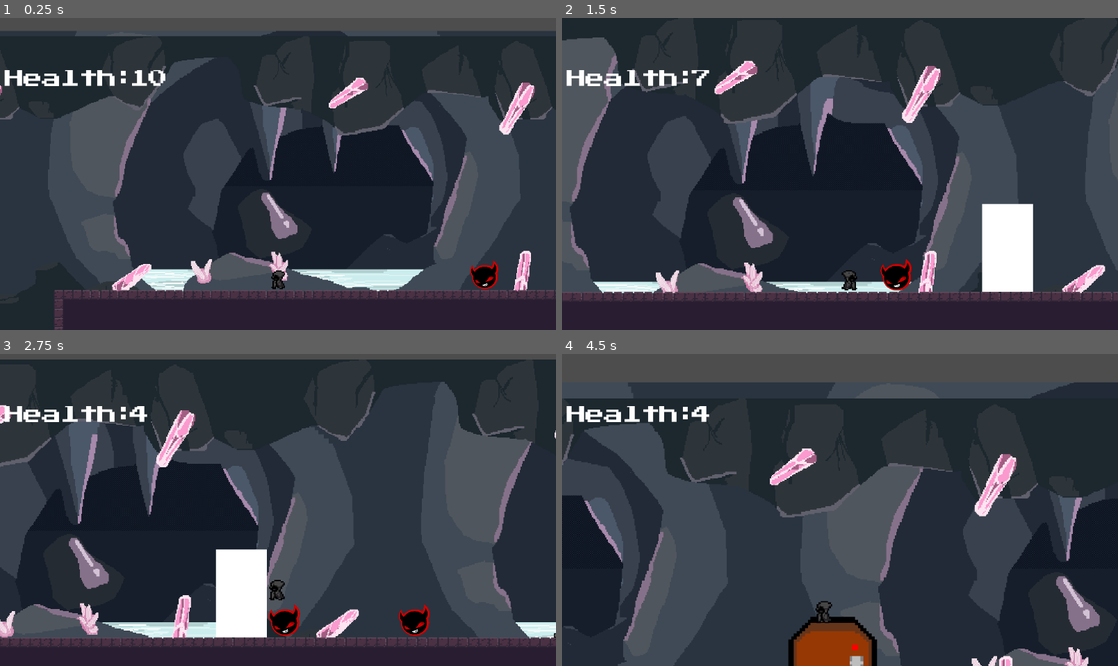
Above: before the commit, frames 1-4 (two rows, left to right).
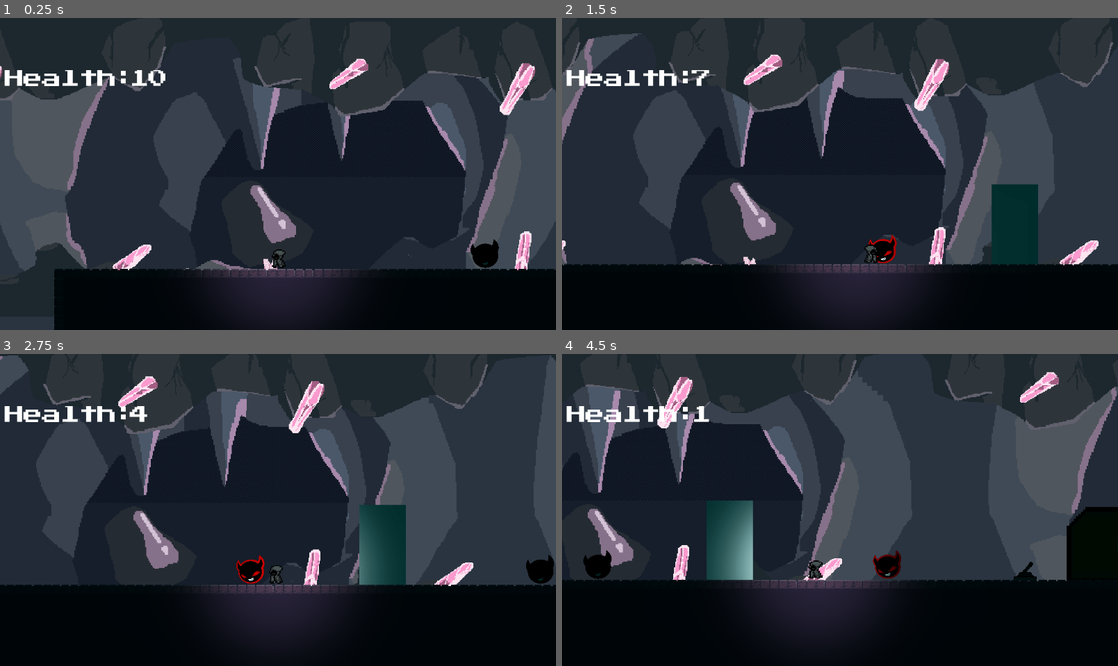
Above: after the commit, the same moments.

Repository: ShaderHex/Possessed-soul
Game: Godot game, scene res://scene/level1.tscn
The game is run twice, just before and just after one commit, with the same random seed, the same clock (stepped at 60 frames per second) and the same inputs. Sound files missing from this copy of the repository are replaced by a short silence.
Inputs:
- Up to frame 1 (0.25 s): no input
- Up to frame 2 (1.5 s): tap Enter (ui_accept) at 0.5, 0.77 s; hold P (possess) 0.53-1.28 s; hold Right (ui_right) from 0.53 s (still down); tap E (interact) at 0.6 s; tap P (possess) at 1.35 s
- Up to frame 3 (2.75 s): tap Enter (ui_accept) at 1.52 s; tap E (interact) at 1.55, 2.1 s; release Right (ui_right) at 2.03 s; hold Left (ui_left) from 2.03 s (still down); hold P (possess) from 2.03 s (still down)
- Up to frame 4 (4.5 s): release Left (ui_left) at 2.78 s; release P (possess) at 2.78 s; hold Right (ui_right) 2.78-4.28 s; tap P (possess) at 2.85, 4.35 s; tap Enter (ui_accept) at 3.02, 3.77 s; tap E (interact) at 3.05, 3.6 s; hold P (possess) 3.53-4.28 s; hold Left (ui_left) from 4.28 s (still down)

The runs differ from the first frame. In frame 1, 42% of the frame differs, in the area x 0-100%, y 0-100%; in frame 2, 37%; in frame 3, 52%; in frame 4, 67%.

Commit message:
Basic lighting

Diff:
--- a/Enemy/enemy.gd
+++ b/Enemy/enemy.gd
@@ -27,17 +27,13 @@
 
 	move_and_slide()
 
-# These two methods must be connected to your ChasePlayer Area2D:
-#  • body_entered → _on_ChasePlayer_body_entered
-#  • body_exited  → _on_ChasePlayer_body_exited
 
 func _on_ChasePlayer_body_entered(body: Node):
 	if body.is_in_group("player"):
-		# assume the Area2D’s immediate parent is the Player node
-		player = body.get_parent()
+		player = body
 
 func _on_ChasePlayer_body_exited(body: Node):
-	if body.get_parent() == player:
+	if body == player:
 		player = null
 
 func flash_white():
--- a/player/player.gd
+++ b/player/player.gd
@@ -6,15 +6,24 @@
 var in_range_enemies = []
 var in_range_levers = []
 var current_zoom_level = 1.0
+var zoom_rate := 0.1
+var shake_intensity = 0.0
+var is_zooming_and_shaking = false
+var possess_hold_time := 0.0
+var possess_threshold := 1.0
+var camera_y_offset = -50
 
 const SPEED = 200.0
 const JUMP_VELOCITY = -400.0
 const GRAVITY = 980
+const MIN_ZOOM = 0.9
 
 @onready var collision_shape_2d = $CollisionShape2D
 @onready var camera_2d = $Camera2D
 @onready var health_ui = $"../CanvasLayer/HealthUI"
 @onready var player_sprite = $AnimatedSprite2D
+@onready var possess_half_time = $PossessHalfTime
+@onready var parallax_bg = $"../ParallaxBackground"  # Adjust path as needed
 
 func _ready():
 	player_sprite.play("default")
@@ -23,19 +32,60 @@
 	$player_area.area_exited.connect(_on_player_area_exited)
 	add_to_group("player")
 
+	# Godot 4 camera smoothing
+	camera_2d.position_smoothing_enabled = true
+	camera_2d.position_smoothing_speed = 5.0
+
+	update_parallax_limits()
+
+
 func _process(delta):
 	health_ui.text = str(player_health)
 
+	# Camera positioning with Y offset
+	var target_position: Vector2
 	if is_possessed and enemy:
-		camera_2d.global_position = enemy.global_position
+		target_position = enemy.global_position
+	else:
+		target_position = global_position
+
+	target_position.y += camera_y_offset
+	camera_2d.global_position = camera_2d.global_position.lerp(target_position, delta * 5)
+
+	# Player area positioning (without offset)
+	if is_possessed and enemy:
 		$player_area.global_position = enemy.global_position
 	else:
-		camera_2d.global_position = global_position
 		$player_area.global_position = global_position
+
+	# Zoom + Shake logic
+	if is_zooming_and_shaking:
+		current_zoom_level = clamp(current_zoom_level - zoom_rate * delta, MIN_ZOOM, 2.0)
+		camera_2d.zoom = Vector2(current_zoom_level, current_zoom_level)
+		update_parallax_limits()
+
+		shake_intensity = min(shake_intensity + delta * 0.5, 3.0)
+		var offset_x = randf_range(-1, 1) * shake_intensity
+		var offset_y = randf_range(-1, 1) * shake_intensity
+		camera_2d.offset = Vector2(offset_x, offset_y)
+	else:
+		camera_2d.offset = Vector2.ZERO
+
+	# Possession hold logic
+	if Input.is_action_pressed("possess") and not is_possessed:
+		possess_hold_time += delta
+	if possess_hold_time >= possess_threshold and not is_possessed:
+		handle_possession_input()
+		possess_hold_time = 0.0
 
 	if player_health <= 0:
 		print("Player died!")
-
+		is_zooming_and_shaking = false
+		shake_intensity = 0.0
+		current_zoom_level = 1.0
+		camera_2d.zoom = Vector2(current_zoom_level, current_zoom_level)
+		camera_2d.offset = Vector2.ZERO
+		update_parallax_limits()
 
 func _physics_process(delta):
 	if is_possessed and enemy:
@@ -70,12 +120,27 @@
 	if not is_on_floor():
 		velocity.y += GRAVITY * delta
 
-	# Jump
 	if Input.is_action_just_pressed("ui_accept") and is_on_floor():
 		velocity.y = JUMP_VELOCITY
 
 	move_and_slide()
 
+func _input(event):
+	if event.is_action_pressed("possess"):
+		if is_possessed:
+			unpossess_enemy()
+		else:
+			# Start tracking hold time for possession
+			possess_hold_time = 0.0
+	elif event.is_action_released("possess"):
+		if not is_possessed and possess_hold_time >= possess_threshold:
+			handle_possession_input()
+		possess_hold_time = 0.0
+
+	if Input.is_action_just_pressed("interact"):
+		print("E pressed - levers in range: ", in_range_levers.size())
+		if in_range_levers.size() > 0:
+			interact_with_lever()
 
 func _on_player_area_entered(area: Area2D):
 	if area.is_in_group("lever"):
@@ -88,7 +153,6 @@
 			in_range_enemies.append(area.get_parent())
 
 func _on_player_area_exited(area: Area2D):
-	# Lever exit fix
 	if area.is_in_group("lever"):
 		print("LEVER EXITED!")
 		if in_range_levers.has(area):
@@ -97,14 +161,6 @@
 		if in_range_enemies.has(area.get_parent()):
 			in_range_enemies.erase(area.get_parent())
 
-func _input(event):
-	if Input.is_action_just_pressed("possess"):
-		handle_possession_input()
-	if Input.is_action_just_pressed("interact"):
-		print("E pressed - levers in range: ", in_range_levers.size())
-		if in_range_levers.size() > 0:
-			interact_with_lever()
-
 func handle_possession_input():
 	if not is_possessed and in_range_enemies.size() > 0:
 		enemy = get_closest_enemy()
@@ -112,6 +168,7 @@
 			possess_enemy()
 	elif is_possessed:
 		unpossess_enemy()
+
 
 func get_closest_enemy():
 	var closest = null
@@ -129,10 +186,13 @@
 	collision_shape_2d.disabled = true
 	current_zoom_level += 0.1
 	camera_2d.zoom = Vector2(current_zoom_level, current_zoom_level)
+	update_parallax_limits()
 	player_sprite.play("possessing")
 	await player_sprite.animation_finished
 	hide()
 	enemy.on_possess()
+	$PossessTime.start()
+	$PossessHalfTime.start()
 
 func unpossess_enemy():
 	is_possessed = false
@@ -142,7 +202,14 @@
 	global_position = enemy.global_position + Vector2(64, -50)
 	enemy.on_unpossess()
 	enemy = null
-
+	$PossessTime.stop()
+	$PossessHalfTime.stop()
+	is_zooming_and_shaking = false
+	shake_intensity = 0.0
+	current_zoom_level = clamp(current_zoom_level + 0.1, MIN_ZOOM, 2.0)
+	camera_2d.zoom = Vector2(current_zoom_level, current_zoom_level)
+	camera_2d.offset = Vector2.ZERO
+	update_parallax_limits()
 
 func take_damage(amount: int):
 	player_health = max(player_health - amount, 0)
@@ -152,7 +219,6 @@
 	var closest_lever = get_closest_lever()
 	if closest_lever:
 		closest_lever.toggle()
-
 
 func get_closest_lever():
 	var closest = null
@@ -163,3 +229,17 @@
 			closest = lever
 			closest_dist = dist
 	return closest
+
+func _on_possess_time_timeout():
+	player_health = 0
+
+func _on_possess_half_time_timeout():
+	print("almost")
+	is_zooming_and_shaking = true
+	take_damage(1)
+
+func update_parallax_limits():
+	if parallax_bg:
+		var view_width = get_viewport_rect().size.x / current_zoom_level
+		parallax_bg.limit_left = -view_width * 2
+		parallax_bg.limit_right = view_width * 2
--- a/player/player.tscn
+++ b/player/player.tscn
@@ -1,8 +1,9 @@
-[gd_scene load_steps=28 format=3 uid="uid://cqnmh8j8egrjg"]
+[gd_scene load_steps=29 format=3 uid="uid://cqnmh8j8egrjg"]
 
 [ext_resource type="Script" uid="uid://bq7nw4lsq2qp8" path="res://player/player.gd" id="1_rkbax"]
 [ext_resource type="Texture2D" uid="uid://crpog6cavd11a" path="res://player/pixil-frame-0.png" id="2_rkbax"]
 [ext_resource type="Texture2D" uid="uid://cm06dyxnlbok3" path="res://asset/player/pixilart-sprite.png" id="3_yw30f"]
+[ext_resource type="Texture2D" uid="uid://buajddefb626u" path="res://asset/light.png" id="4_yw30f"]
 
 [sub_resource type="RectangleShape2D" id="RectangleShape2D_fwul8"]
 size = Vector2(16, 17)
@@ -173,7 +174,7 @@
 [sub_resource type="CircleShape2D" id="CircleShape2D_rkbax"]
 radius = 29.0
 
-[node name="player" type="CharacterBody2D"]
+[node name="player" type="CharacterBody2D" groups=["player"]]
 script = ExtResource("1_rkbax")
 
 [node name="CollisionShape2D" type="CollisionShape2D" parent="."]
@@ -195,5 +196,21 @@
 [node name="CollisionShape2D" type="CollisionShape2D" parent="player_area"]
 shape = SubResource("CircleShape2D_rkbax")
 
+[node name="PossessTime" type="Timer" parent="."]
+process_callback = 0
+wait_time = 20.0
+one_shot = true
+
+[node name="PossessHalfTime" type="Timer" parent="."]
+process_callback = 0
+wait_time = 10.0
+one_shot = true
+
+[node name="PointLight2D" type="PointLight2D" parent="."]
+texture = ExtResource("4_yw30f")
+texture_scale = 0.6
+
 [connection signal="area_entered" from="player_area" to="." method="_on_player_area_entered"]
 [connection signal="area_exited" from="player_area" to="." method="_on_player_area_exited"]
+[connection signal="timeout" from="PossessTime" to="." method="_on_possess_time_timeout"]
+[connection signal="timeout" from="PossessHalfTime" to="." method="_on_possess_half_time_timeout"]
--- /dev/null
+++ b/rigid_body_2d.gd
@@ -0,0 +1,19 @@
+extends RigidBody2D
+
+var speed = 350
+var damage = 1
+
+func _ready():
+	$LifetimeTimer.start(2)
+
+func launch(direction: Vector2):
+	linear_velocity = direction * speed
+
+func _on_LifetimeTimer_timeout():
+	queue_free()
+
+func _on_body_entered(body):
+	if body.is_in_group("player"):
+		if body.has_method("take_damage"):
+			body.take_damage(damage)
+	queue_free() # Delete on hit
--- /dev/null
+++ b/scene/enemy_projectile.tscn
@@ -0,0 +1,13 @@
+[gd_scene load_steps=3 format=3 uid="uid://bbwasmgjar5og"]
+
+[ext_resource type="Script" uid="uid://be6bxy6s04sda" path="res://rigid_body_2d.gd" id="1_qjxkl"]
+
+[sub_resource type="CircleShape2D" id="CircleShape2D_v4qwc"]
+
+[node name="RigidBody2D" type="RigidBody2D"]
+script = ExtResource("1_qjxkl")
+
+[node name="CollisionShape2D" type="CollisionShape2D" parent="."]
+shape = SubResource("CircleShape2D_v4qwc")
+
+[node name="LifetimeTimer" type="Timer" parent="."]
--- a/scene/level1.tscn
+++ b/scene/level1.tscn
@@ -136,31 +136,31 @@
 [node name="level_1" type="Node2D"]
 script = ExtResource("1_7lb8k")
 
+[node name="Enemy" parent="." instance=ExtResource("3_fwul8")]
+position = Vector2(622, 192)
+
+[node name="door" parent="." instance=ExtResource("4_0a4uc")]
+position = Vector2(487, 176)
+
+[node name="Enemy2" parent="." instance=ExtResource("3_fwul8")]
+position = Vector2(372, 191)
+
+[node name="lever" parent="." instance=ExtResource("6_a215g")]
+position = Vector2(741, 213)
+connected_doors = Array[NodePath]([NodePath("../lever_door")])
+
+[node name="lever_door" parent="." instance=ExtResource("7_ebr37")]
+position = Vector2(809, 193)
+on_texture = ExtResource("8_ldwqa")
+off_texture = ExtResource("9_kjjd3")
+
+[node name="player" parent="." instance=ExtResource("1_446fn")]
+position = Vector2(194, 195)
+
 [node name="TileMap" type="TileMap" parent="."]
 tile_set = SubResource("TileSet_cknwn")
 format = 2
 layer_0/tile_data = PackedInt32Array(1835008, 196608, 0, 1835009, 131072, 0, 1835010, 65536, 0, 1835011, 262144, 0, 183 …(43661 unchanged characters)…
-
-[node name="Enemy" parent="." instance=ExtResource("3_fwul8")]
-position = Vector2(622, 192)
-
-[node name="door" parent="." instance=ExtResource("4_0a4uc")]
-position = Vector2(487, 176)
-
-[node name="Enemy2" parent="." instance=ExtResource("3_fwul8")]
-position = Vector2(372, 191)
-
-[node name="lever" parent="." instance=ExtResource("6_a215g")]
-position = Vector2(741, 213)
-connected_doors = Array[NodePath]([NodePath("../lever_door")])
-
-[node name="lever_door" parent="." instance=ExtResource("7_ebr37")]
-position = Vector2(809, 192)
-on_texture = ExtResource("8_ldwqa")
-off_texture = ExtResource("9_kjjd3")
-
-[node name="player" parent="." instance=ExtResource("1_446fn")]
-position = Vector2(194, 195)
 
 [node name="CanvasLayer" type="CanvasLayer" parent="."]
 
@@ -191,11 +191,10 @@
 
 [node name="Layer" type="ParallaxLayer" parent="CanvasLayer/Background"]
 motion_scale = Vector2(0.5, 0.5)
-motion_mirroring = Vector2(460.235, 0)
+motion_mirroring = Vector2(575.565, 0)
 
 [node name="Sprite2D" type="Sprite2D" parent="CanvasLayer/Background/Layer"]
 position = Vector2(240, 135)
-scale = Vector2(0.8, 0.8)
 texture = ExtResource("10_kjjd3")
 
 [node name="Layer2" type="ParallaxLayer" parent="CanvasLayer/Background"]
@@ -215,5 +214,9 @@
 volume_db = -8.432
 pitch_scale = 1.25
 
+[node name="CanvasModulate" type="CanvasModulate" parent="."]
+position = Vector2(240, 135)
+color = Color(0, 0.174479, 0.174479, 1)
+
 [connection signal="finished" from="BackgroundSound" to="." method="_on_audio_stream_player_2d_finished"]
 [connection signal="finished" from="WaterDripping" to="." method="_on_water_dripping_finished"]
Binary file added: asset/light.png
Not shown, added: asset/light.png.import
Not shown, added: rigid_body_2d.gd.uid
